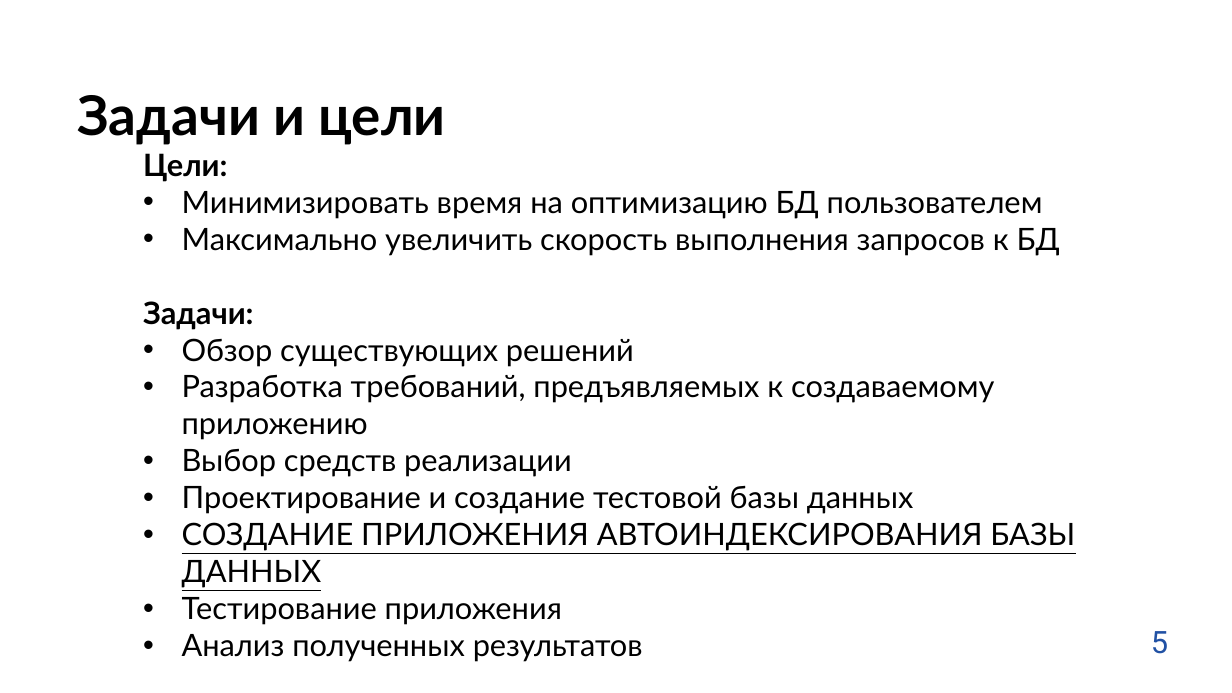
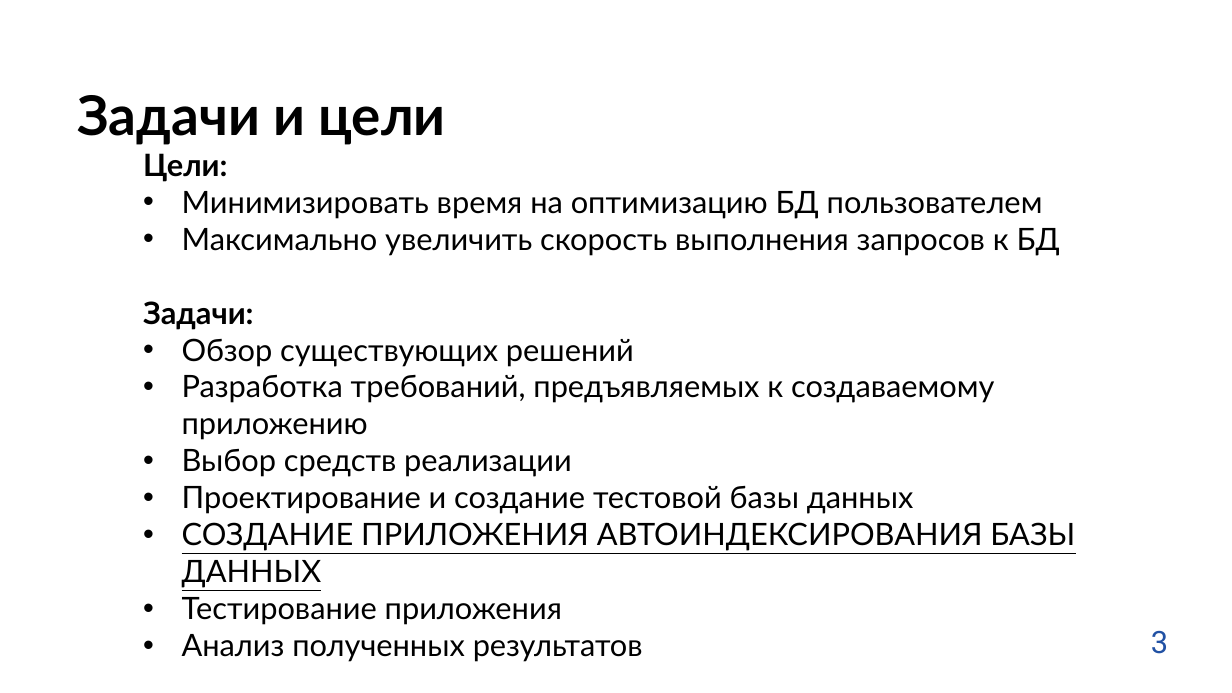
Before and after one commit to testpassword/Diploma-bachelor-degree-2022, a slide deck: slide 3 of docs/защита.pptx. Drawn at 1232x693 pixels with LibreOffice and Linux fonts; fonts in the diff are those of the drawing; background and template pictures are left out. Boxes give left, top, right and bottom in pixels: in the first picture for what was removed or moved away, otherwise in the second. Text is boxed around its words. In the diff, an @@ line names an element or a change of style, - is before the commit and + after.

```diff
--- a/docs/защита.pptx
+++ b/docs/защита.pptx
@@ text at bbox=[1151, 631, 1168, 654]: text changed @@
-5
+3
```
Also in this commit, not shown: 10 other slides changed, 1 slide added, 3 other files.
